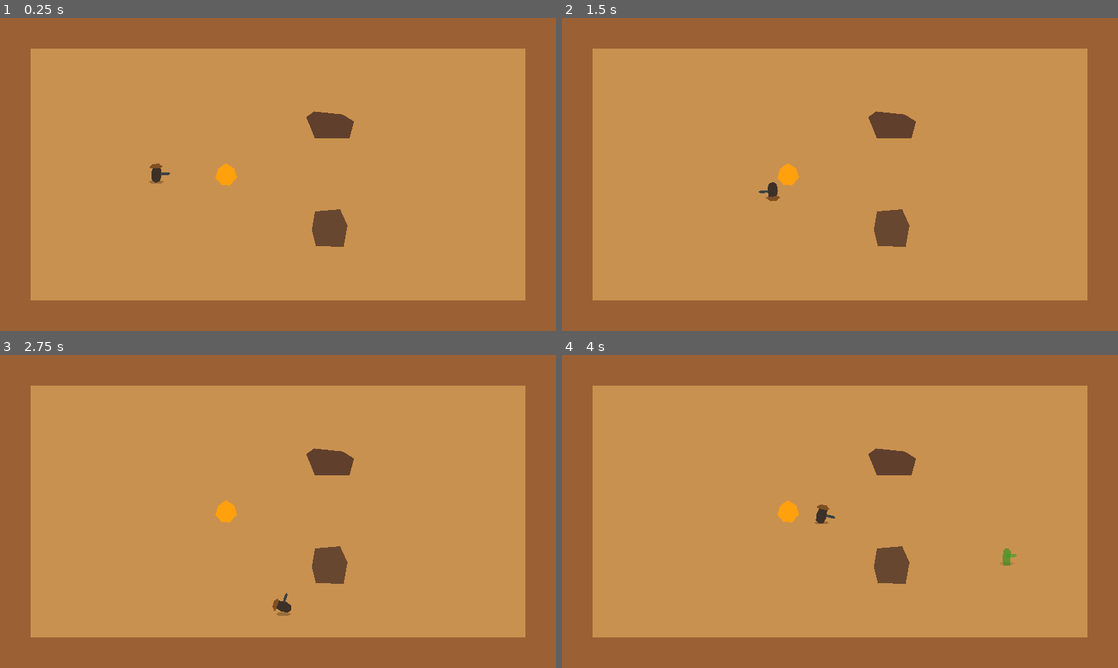
Above: before the commit, frames 1-4 (two rows, left to right).
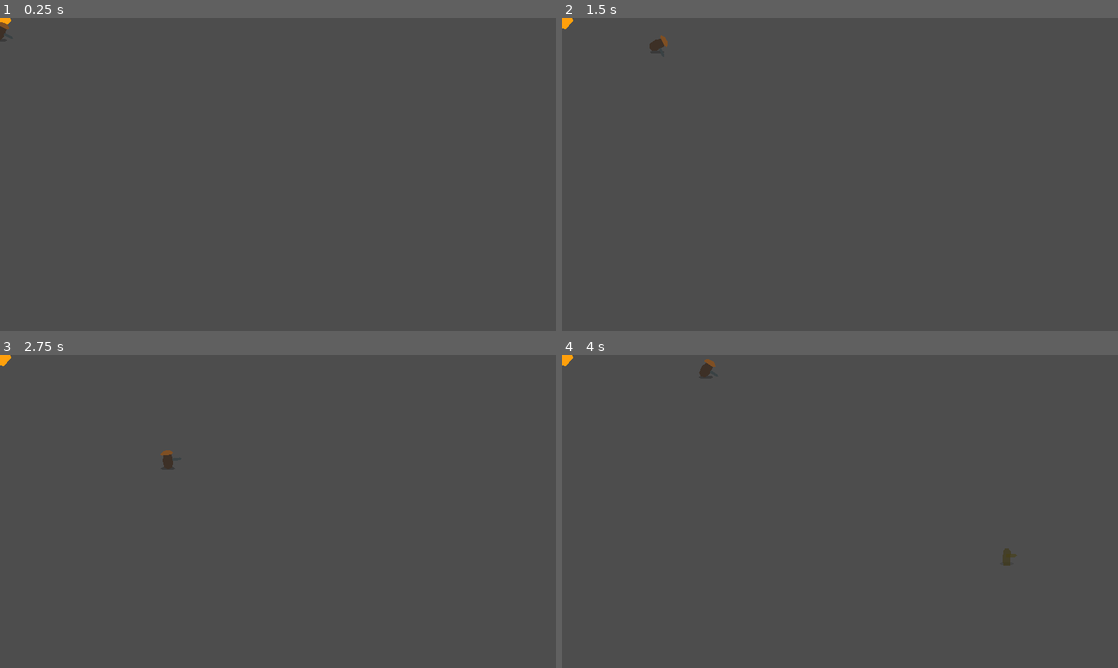
Above: after the commit, the same moments.

Repository: motomotoo1997-art/monster-quest
Game: Godot game, scene res://scenes/main/Main.tscn
Two runs of this game, one before a commit and one after it. Both use one fixed random seed, a clock stepped at 60 frames per second and the inputs below.
Inputs (mouse positions are in pixels of both pictures, inside the frame that each line leads up to):
- Up to frame 1 (0.25 s): no input
- Up to frame 2 (1.5 s): tap Enter at 0.5 s; move the mouse to (962, 158) at 0.52 s; hold D (move_right) 0.53-1.28 s; tap E (ability_e) at 0.6 s; move the mouse to (728, 190) at 1.27 s; hold S (move_down) from 1.28 s (still down); tap Q (ability_q) at 1.35 s
- Up to frame 3 (2.75 s): move the mouse to (333, 442) at 2.02 s; release S (move_down) at 2.03 s; hold D (move_right) from 2.03 s (still down); tap R (ability_r) at 2.1 s
- Up to frame 4 (4 s): move the mouse to (812, 574) at 2.77 s; release D (move_right) at 2.78 s; hold W (move_up) 2.78-3.53 s; tap 1 (build_1) at 2.85 s; move the mouse to (1006, 558) at 3.52 s; hold A (move_left) from 3.53 s (still down); tap 2 (build_2) at 3.6 s

The runs differ from the first frame. In frame 1, 100% of the frame differs, in the area x 0-100%, y 0-100%; in frame 2, 100%; in frame 3, 100%; in frame 4, 100%.
Error after the commit: Invalid access to property or key 'choice_made' on a base object of type 'null instance'. (res://scripts/main/main.gd:25)

Commit message:
feat: pause between arenas for upgrade choice

Diff:
--- a/gold-rush-roguelike/scripts/main/main.gd
+++ b/gold-rush-roguelike/scripts/main/main.gd
@@ -10,6 +10,8 @@
 @onready var arena_controller: ArenaController = $ArenaController
 @onready var wave_director: WaveDirector = $WaveDirector
 @onready var build_controller: BuildController = $BuildController
+@onready var upgrade_controller: UpgradeController = $UpgradeController
+@onready var upgrade_overlay: UpgradeOverlay = $UpgradeOverlay
 @onready var player: Prospector = $Actors/Prospector
 @onready var core: GoldCore = $Actors/GoldCore
 
@@ -20,6 +22,7 @@
 	run_controller.run_failed.connect(_on_run_failed)
 	arena_controller.arena_started.connect(_on_arena_started)
 	wave_director.wave_completed.connect(_on_wave_completed)
+	upgrade_overlay.choice_made.connect(_on_upgrade_chosen)
 	player.player_died.connect(func() -> void: run_controller.fail_run("Prospector down"))
 	core.core_destroyed.connect(func() -> void: run_controller.fail_run("Gold Core destroyed"))
 	run_controller.start_new_run()
@@ -94,7 +97,14 @@
 	if arena_controller.current_arena_index >= arena_controller.arena_scenes.size():
 		return
 	_waiting_for_arena_advance = true
-	# Task 7 will pause here for the 1-of-3 upgrade overlay. Until then advance immediately.
+	var choices := upgrade_controller.roll_choices(3)
+	if choices.is_empty():
+		advance_after_upgrade()
+		return
+	upgrade_overlay.present(choices)
+
+
+func _on_upgrade_chosen(_id: StringName) -> void:
 	advance_after_upgrade()
 
 
